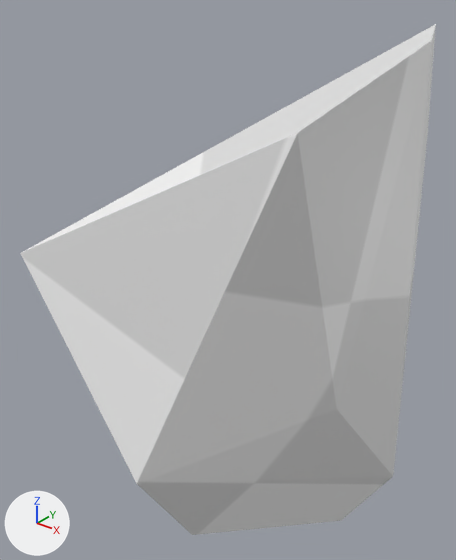
The glTF model public/assets/models/Project03.glb as it was, and as the next commit left it.
The view is the same before and after, from a camera (50 mm lens) standing at (1.39, -1.88, 0.63) and looking at (-0.05, -0.09, -0.49). Lighting does not change. The marker at lower left points along +X, +Y and +Z. The older version comes first.

In view in the first picture: 'project03'.
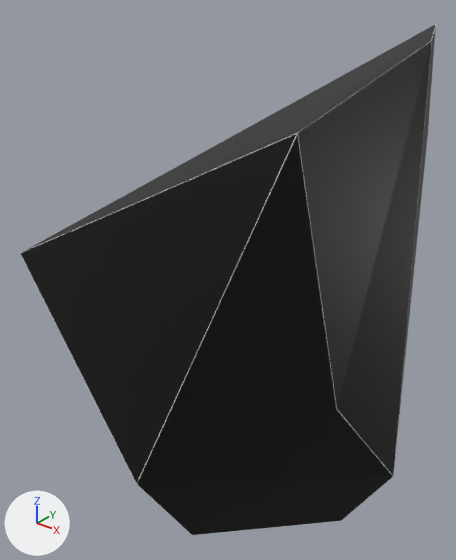
Pixel boxes [x1, y1, x2, y2] of what changed, in the pictures (456 x 560 px):
'project03', recoloured (grey to black): [20, 24, 436, 535] in both

The change, as a diff of the scene's bpy script:
```diff
--- a/public/assets/models/Project03.glb.py
+++ b/public/assets/models/Project03.glb.py
@@ mat_facetdefault @@
 n1 = _N.new('ShaderNodeOutputMaterial'); n1.name = 'Material Output'
+n3 = _N.new('ShaderNodeMix'); n3.name = 'Mix'
+n3.data_type = 'RGBA'
+n3.blend_type = 'MULTIPLY'
+n3.inputs[0].default_value = 1.0  # 'Factor'
+n4 = _N.new('ShaderNodeVertexColor'); n4.name = 'Color Attribute'
 n2 = _N.new('ShaderNodeTexImage'); n2.name = 'Image Texture'
@@ mat_facetdefault @@
 n0 = _N.new('ShaderNodeBsdfPrincipled'); n0.name = 'Principled BSDF'
 _L.new(n0.outputs[0], n1.inputs[0])  # 'BSDF' to 'Surface'
-_L.new(n2.outputs[0], n0.inputs[0])  # 'Color' to 'Base Color'
+_L.new(n3.outputs[2], n0.inputs[0])  # 'Result' to 'Base Color'
+_L.new(n4.outputs[0], n3.inputs[7])  # 'Color' to 'B'
+_L.new(n2.outputs[0], n3.inputs[6])  # 'Color' to 'A'
```
